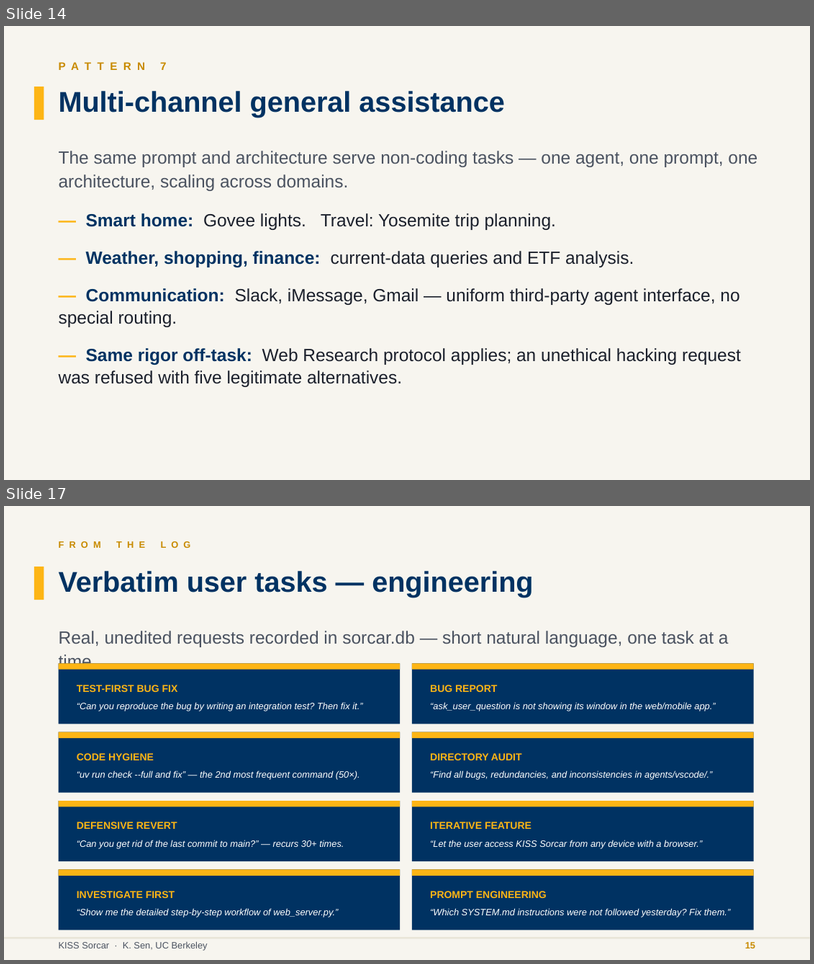
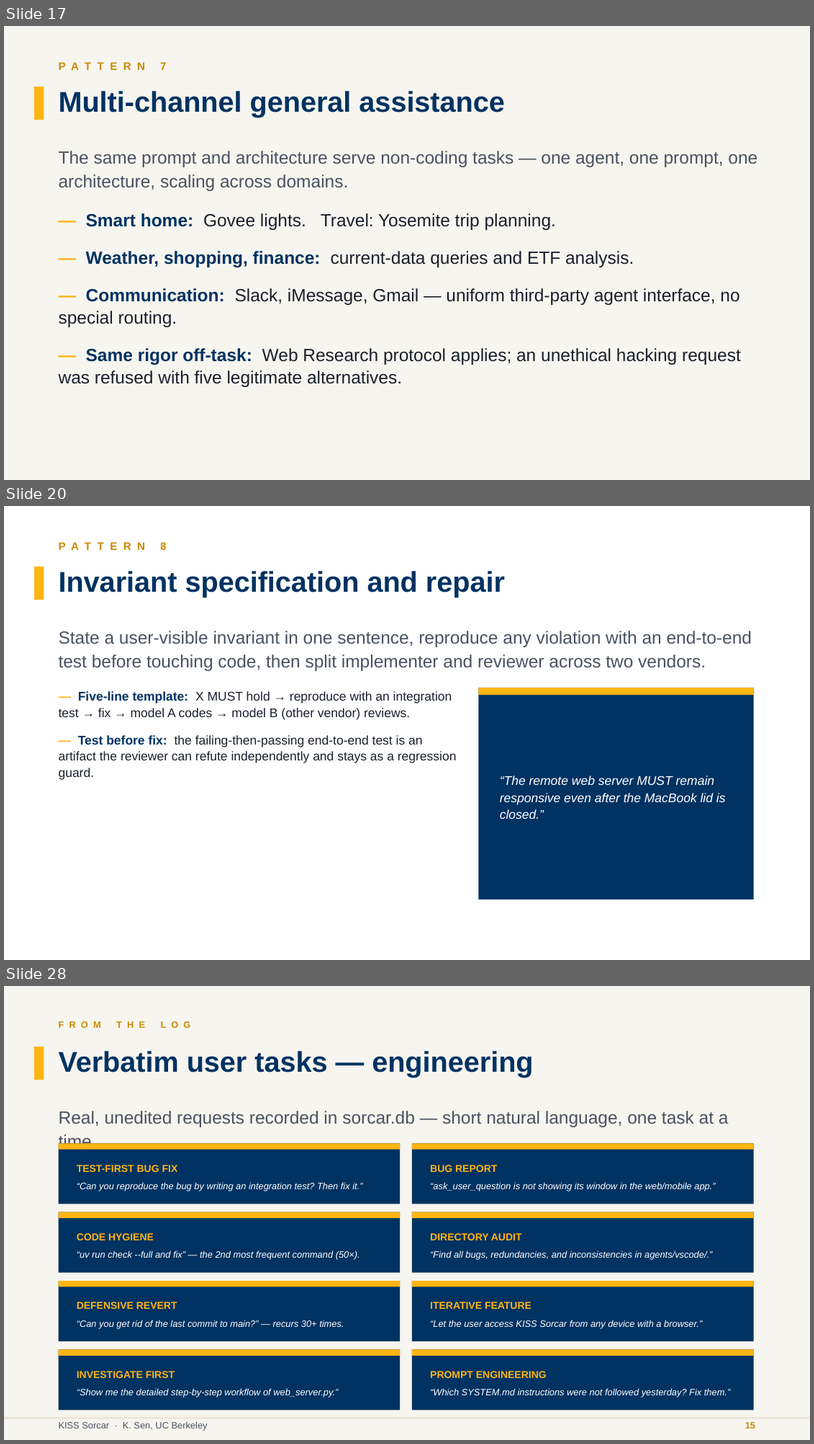
Before and after one commit to ksenxx/kiss_ai, a slide deck: papers/sekisssorcar/se_kiss_sorcar_slides.pptx. Shown one above the other, each under a label of ours: slides 14 and 17 before the commit, slides 17, 20 and 28 after it; the slides between them are not shown. The pictures are 814x964 and 814x1444 pixels, drawn with LibreOffice and Linux fonts; fonts in the diff are those of the drawing. Boxes give left, top, right and bottom in pixels: in the first picture for what was removed or moved away, otherwise in the second. Text is boxed around its words. In the diff, an @@ line names an element or a change of style, - is before the commit and + after.

```diff
--- a/papers/sekisssorcar/se_kiss_sorcar_slides.pptx
+++ b/papers/sekisssorcar/se_kiss_sorcar_slides.pptx
@@ slide 20 added at [4, 506, 810, 960], background #FFFFFF @@
@@ text added at [59, 541, 166, 553], 13 pt, text #C88A00, bold @@
+P A T T E R N 8
@@ rectangle added at [34, 566, 44, 600], fill #FDB515 @@
@@ text added at [59, 571, 505, 597], 34 pt, text #003262, bold @@
+Invariant specification and repair
@@ text added at [59, 631, 752, 671], 21 pt, text #4A5260 @@
+State a user-visible invariant in one sentence, reproduce any violation with an end-to-end test before touching code, then split implementer and reviewer across two vendors.
@@ text added at [59, 691, 457, 780], 15 pt, text #1A1F2B @@
+— Five-line template: X MUST hold → reproduce with an integration test → fix → model A codes → model B (other vendor) reviews.
+— Test before fix: the failing-then-passing end-to-end test is an artifact the reviewer can refute independently and stays as a regression guard.
@@ rectangle added at [479, 687, 754, 899], fill #003262 @@
@@ rectangle added at [479, 687, 754, 695], fill #FDB515 @@
@@ text added at [500, 775, 726, 818], 15 pt, text #FFFFFF, italic @@
+“The remote web server MUST remain responsive even after the MacBook lid is closed.”
@@ what was slide 14 is now slide 17 @@
@@ what was slide 17 is now slide 28 @@
```
Also in this commit, not shown: 7 slides changed, 7 other slides added, 1 other file.
